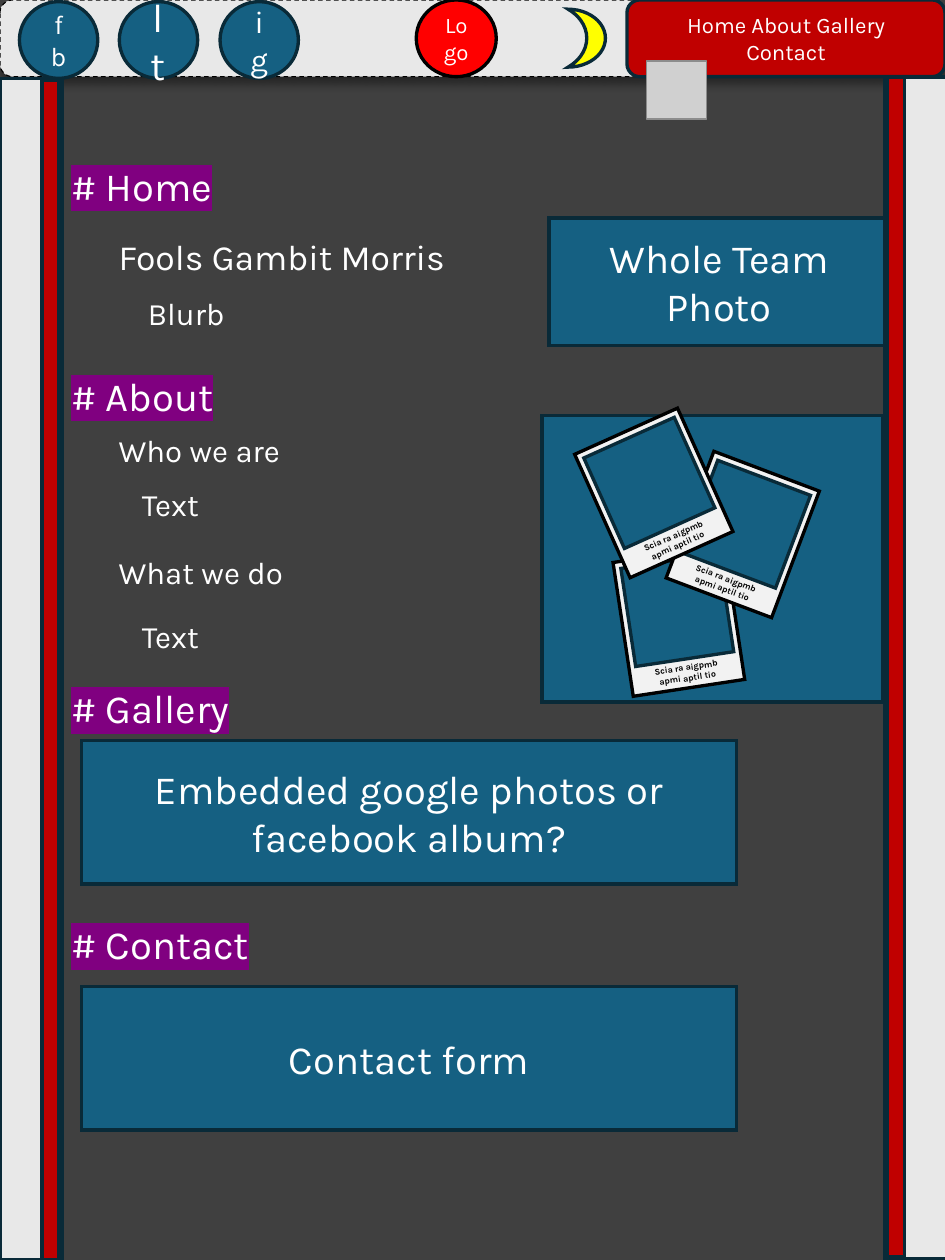
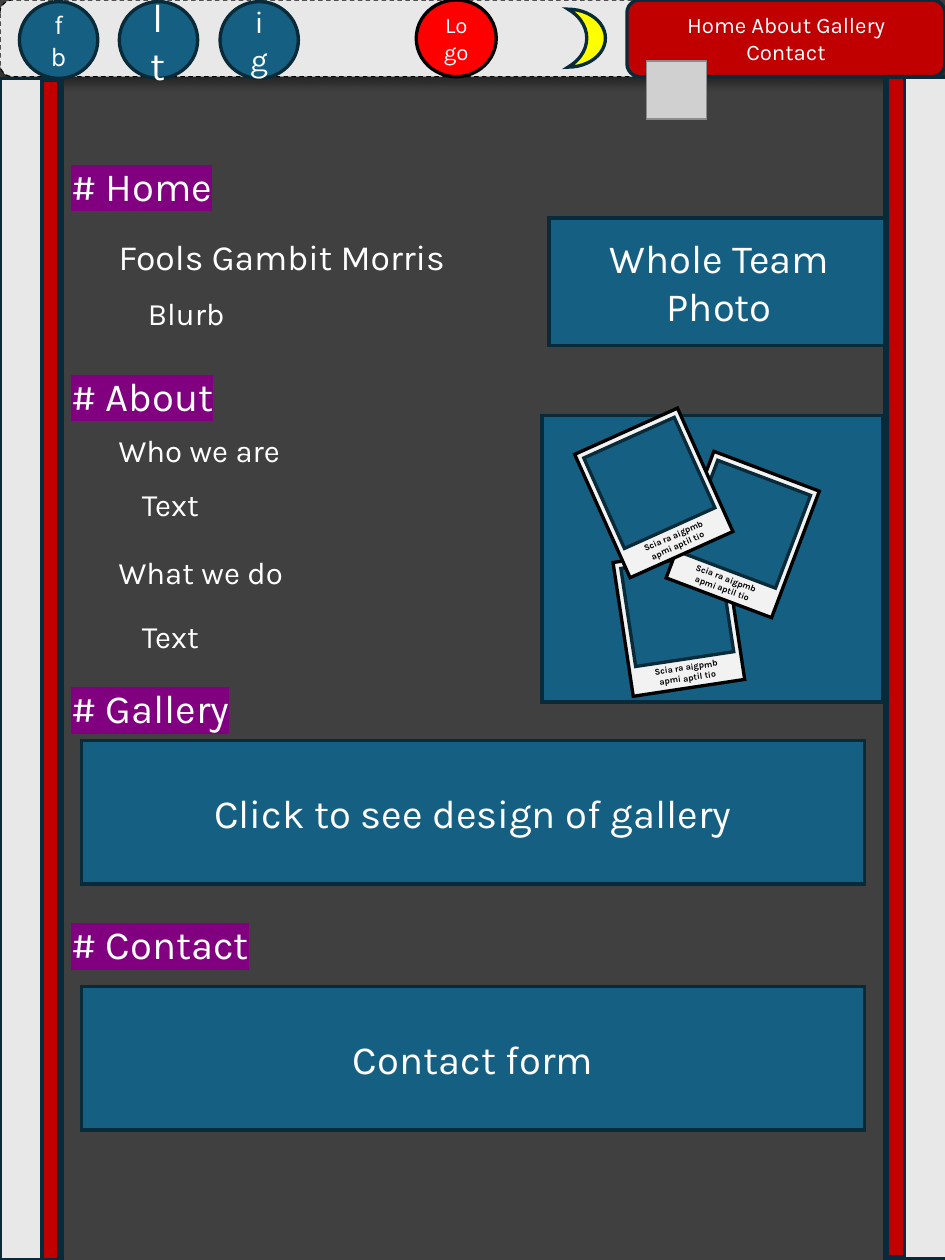
Before and after one commit to KynanPR/Fools-Website, a slide deck: slide 1 of Website Plan.pptx. Drawn at 945x1260 pixels with LibreOffice and Linux fonts; fonts in the diff are those of the drawing; grey boxes stand for pictures. Boxes give left, top, right and bottom in pixels: in the first picture for what was removed or moved away, otherwise in the second. Text is boxed around its words. In the diff, an @@ line names an element or a change of style, - is before the commit and + after.

Commit message:
Updated plan to include gallery design

```diff
--- a/Website Plan.pptx
+++ b/Website Plan.pptx
@@ rectangle "Click to see design of ..." resized from (x1=82, y1=740, x2=736, y2=884) to (x1=82, y1=740, x2=863, y2=884) @@
@@ text in rectangle at (x1=214, y1=800, x2=732, y2=838): text changed @@
-Embedded google photos or facebook album?
+Click to see design of gallery
@@ rectangle "Contact form" resized from (x1=82, y1=985, x2=736, y2=1129) to (x1=82, y1=985, x2=863, y2=1129) @@
```
Also in this commit, not shown: 1 slide added.
